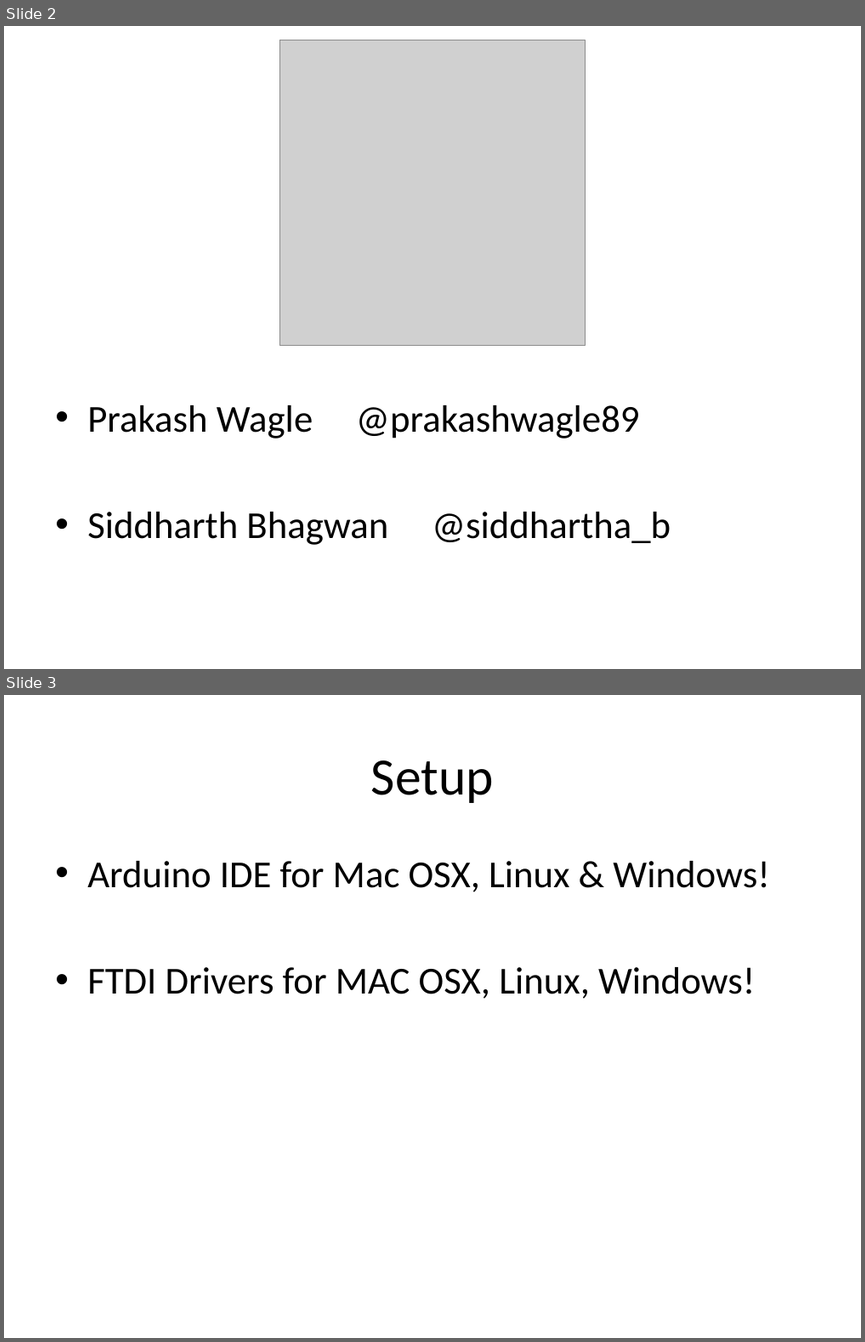
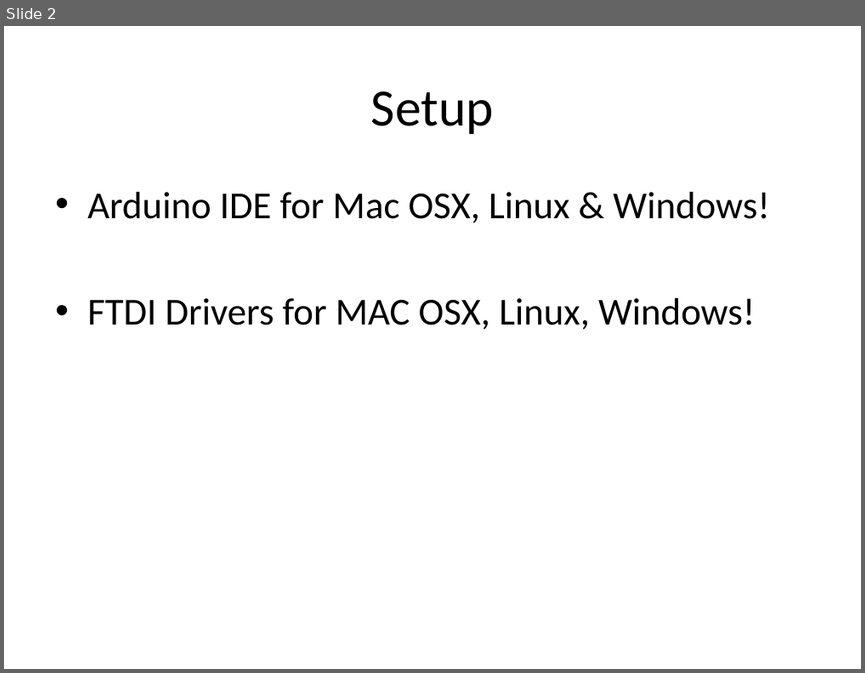
Before and after one commit to doothings/Arduino-101, a slide deck: Presentation.pptx. Shown one above the other, each under a label of ours: slides 2 and 3 before the commit, slide 2 after it. The pictures are 865x1342 and 865x673 pixels, drawn with LibreOffice and Linux fonts; fonts in the diff are those of the drawing; grey boxes stand for pictures. Boxes give left, top, right and bottom in pixels: in the first picture for what was removed or moved away, otherwise in the second. Text is boxed around its words. In the diff, an @@ line names an element or a change of style, - is before the commit and + after.

```diff
--- a/Presentation.pptx
+++ b/Presentation.pptx
@@ slide 2 removed at [4,26,861,669], background #FFFFFF @@
@@ picture removed at [280,40,585,346] @@
@@ text removed at [87,405,670,544] @@
-• Prakash Wagle @prakashwagle89
-• Siddharth Bhagwan @siddhartha_b
@@ what was slide 3 is now slide 2 @@
```
Also in this commit, not shown: 1 slide changed, 1 other file.
